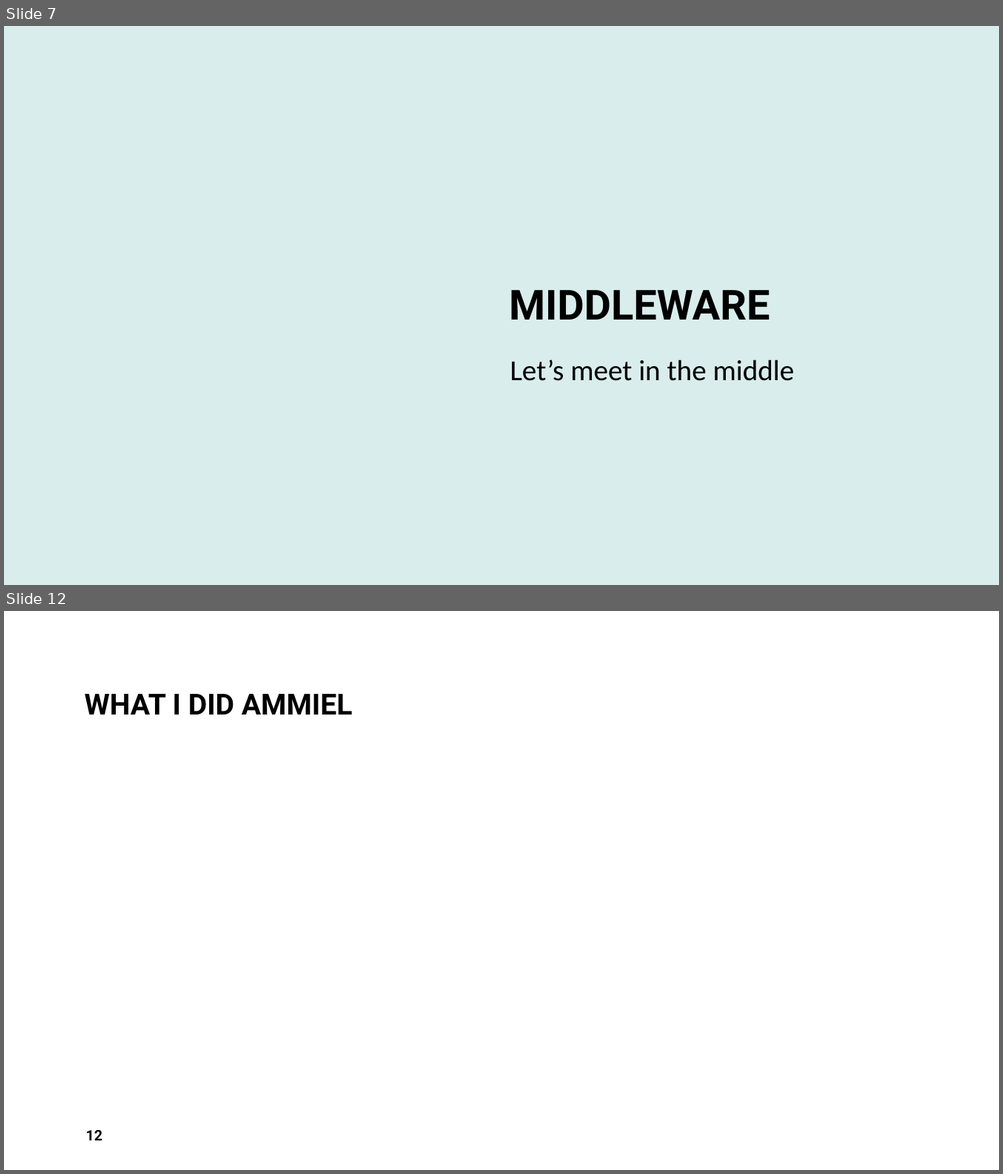
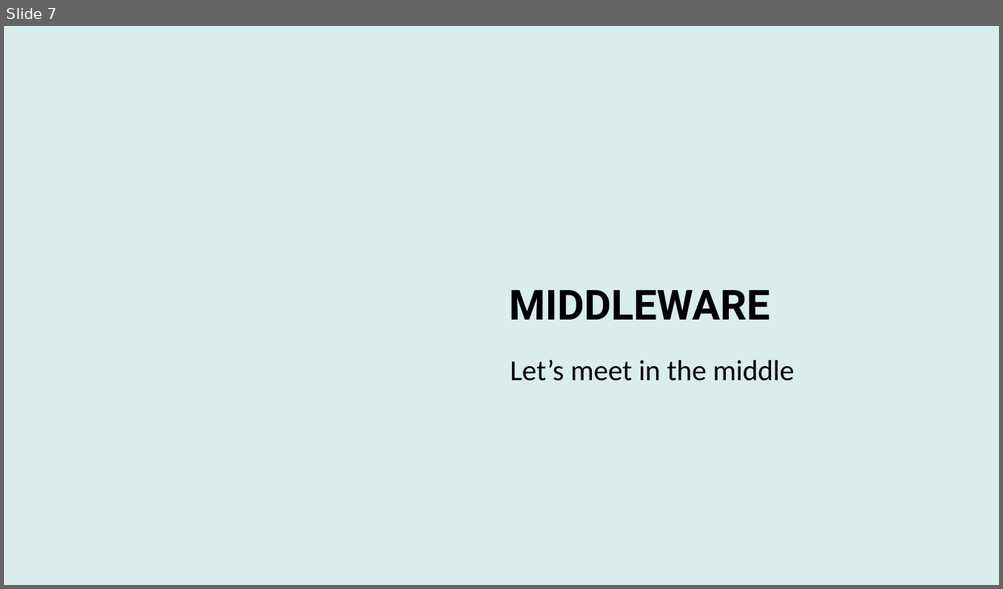
Before and after one commit to ebecke2024/Jungle, a slide deck: Jungle_Presentation.pptx. Shown one above the other, each under a label of ours: slides 7 and 12 before the commit, slide 7 after it; the slides between them are not shown. The pictures are 1003x1174 and 1003x589 pixels, drawn with LibreOffice and Linux fonts; fonts in the diff are those of the drawing; background and template pictures are left out. Boxes give left, top, right and bottom in pixels: in the first picture for what was removed or moved away, otherwise in the second. Text is boxed around its words. In the diff, an @@ line names an element or a change of style, - is before the commit and + after.

```diff
--- a/Jungle_Presentation.pptx
+++ b/Jungle_Presentation.pptx
@@ slide 12 removed at (x1=4, y1=611, x2=999, y2=1170), background #FFFFFF @@
@@ title removed at (x1=85, y1=694, x2=353, y2=715) @@
-WHAT I DID AMMIEL
@@ page number removed at (x1=86, y1=1130, x2=102, y2=1141) @@
-12
```
Also in this commit, not shown: 3 slides changed, 3 slides added, 4 other slides removed, 12 other files.
